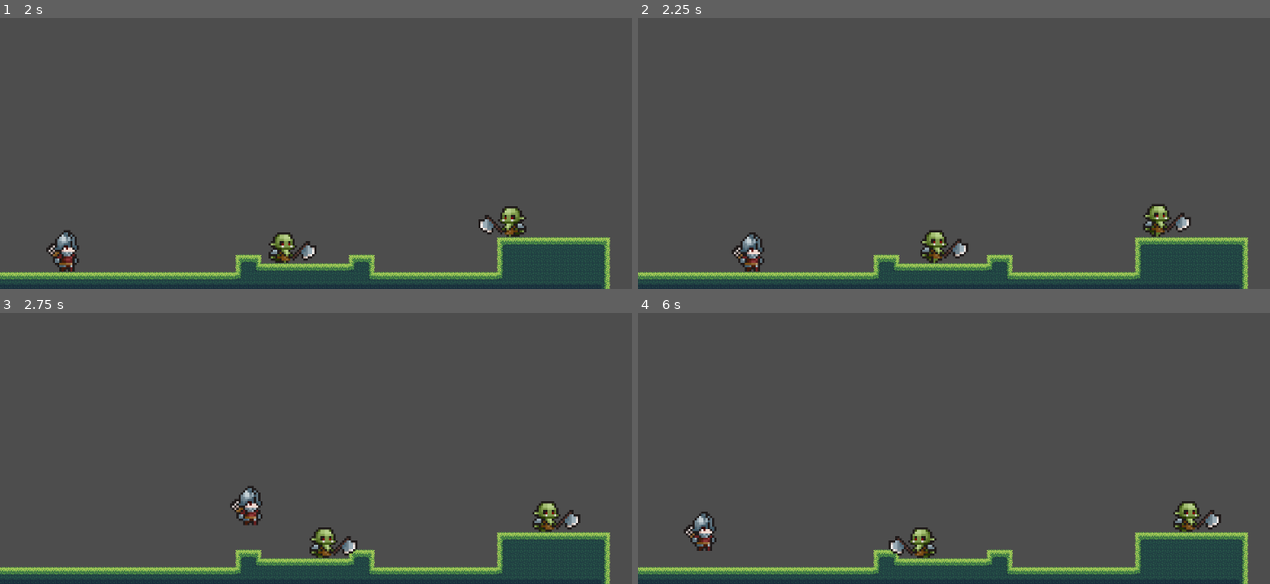
Above: before the commit, frames 1-4 (two rows, left to right).
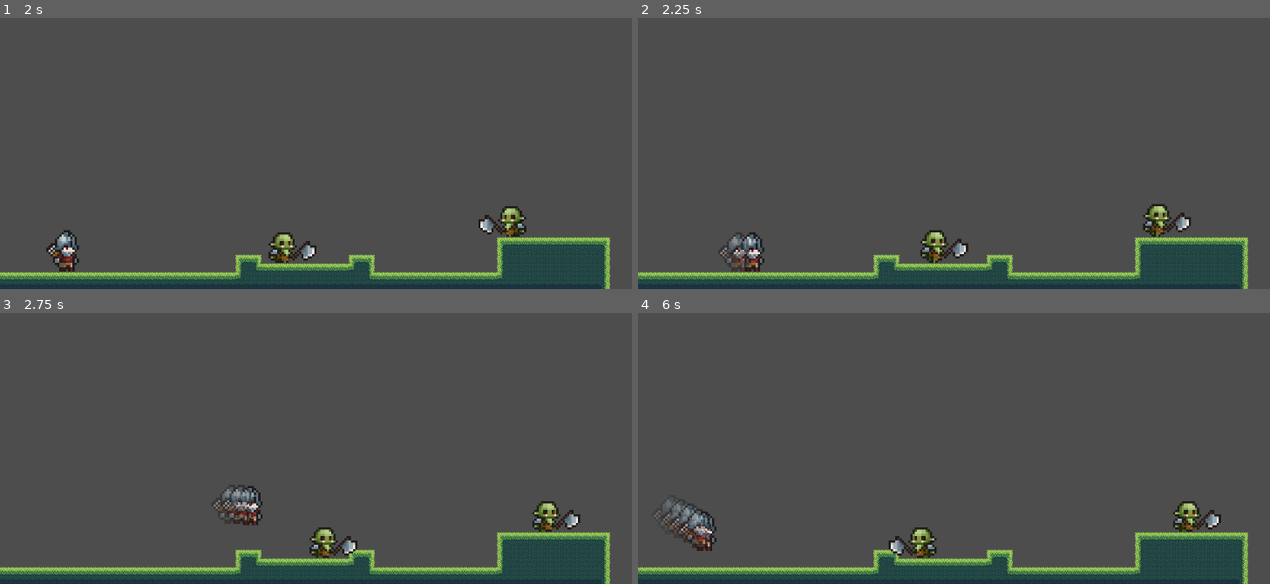
Above: after the commit, the same moments.

Repository: sriramadhenu/mage-race
Game: Godot game, scene res://scenes/ui/level_loader.tscn
Two runs of this game, one before a commit and one after it. Both use one fixed random seed, a clock stepped at 60 frames per second and the inputs below.
Inputs:
- Up to frame 1 (2 s): tap Enter at 0.5 s; hold D (move_right) 0.53-1.25 s; tap E (dash) at 0.6 s; tap Up (jump) at 0.77 s; click "Load Forest Level" at 1.25 s
- Up to frame 2 (2.25 s): hold D (move_right) from 2.03 s (still down); tap E (dash) at 2.1 s
- Up to frame 3 (2.75 s): keep holding D (move_right); tap Up (jump) at 2.27 s
- Up to frame 4 (6 s): release D (move_right) at 2.78 s; hold Left (move_left) 2.78-3.53 s; tap E (dash) every 0.75 s from 2.85 to 5.85 s; hold D (move_right) 3.53-5.03 s; tap Up (jump) at 3.77, 4.52, 5.27 s; hold Left (move_left) 5.03-5.78 s; hold D (move_right) from 5.78 s (still down)

Frame 1 is identical in both runs. In frame 2, 0.4% of the frame differs, in the area x 12-18%, y 79-94%; in frame 3, 0.4%; in frame 4, 0.7%, in the area x 2-12%, y 68-87%.

Commit message:
Added ghost effect to dash command

Diff:
--- a/scripts/character.gd
+++ b/scripts/character.gd
@@ -7,6 +7,9 @@
 	LEFT,
 	RIGHT
 }
+
+var gravity: int = ProjectSettings.get("physics/2d/default_gravity")
+var _horizontal_input: float
 
 const TERMINAL_VELOCITY = 700
 const DEFAULT_JUMP_VELOCITY = -400
@@ -26,9 +29,6 @@
 # State flags
 var facing: Facing = Facing.RIGHT
 var jumping: bool = false
-
-var gravity: int = ProjectSettings.get("physics/2d/default_gravity")
-var _horizontal_input: float
 
 @onready var sprite: AnimatedSprite2D = $AnimatedSprite2D
 @onready var dialogue_box: DialogueBox = %DialogueBox
--- a/scripts/player/player.gd
+++ b/scripts/player/player.gd
@@ -18,13 +18,16 @@
 	# Update dash every frame (important)
 	dash_cmd.update(self, delta)
 
+	if dash_cmd.is_dashing:
+		if randi() % 3 == 0:
+			spawn_dash_ghost()
+
 	# If any queued commands exist, process them first
 	if len(cmd_list)>0:
 		var command_status:Command.Status = cmd_list.front().execute(self)
 		#if command_status == Command.Status.ACTIVE:
 		if Command.Status.DONE == command_status:
 			cmd_list.pop_front()
-		super(delta)
 		return
 
 	var move_input = Input.get_action_strength("move_right") - Input.get_action_strength("move_left")
@@ -57,6 +60,22 @@
 	idle = IdleCommand.new()
 	dash_cmd = IdleCommand.new()
 
+func spawn_dash_ghost():
+	var ghost = AnimatedSprite2D.new()
+	ghost.sprite_frames = $AnimatedSprite2D.sprite_frames
+	ghost.animation = $AnimatedSprite2D.animation
+	ghost.frame = $AnimatedSprite2D.frame
+	ghost.flip_h = $AnimatedSprite2D.flip_h
+	ghost.global_position = global_position
+	ghost.modulate = Color(1.0, 1.0, 1.0, 0.7)
+	ghost.scale = $AnimatedSprite2D.scale
+
+	get_tree().current_scene.add_child(ghost)
+
+	var tween := get_tree().create_tween()
+	tween.tween_property(ghost, "modulate:a", 0.0, 0.18)
+	tween.tween_callback(ghost.queue_free)
+
 func take_damage(dmg: int) -> void:
 	health -= dmg
 	_damaged = true
@@ -75,7 +94,6 @@
 	health = 100
 	command_callback("undeath")
 
-
 func command_callback(cmd_name:String) -> void:
 	match cmd_name:
 		"jump":
